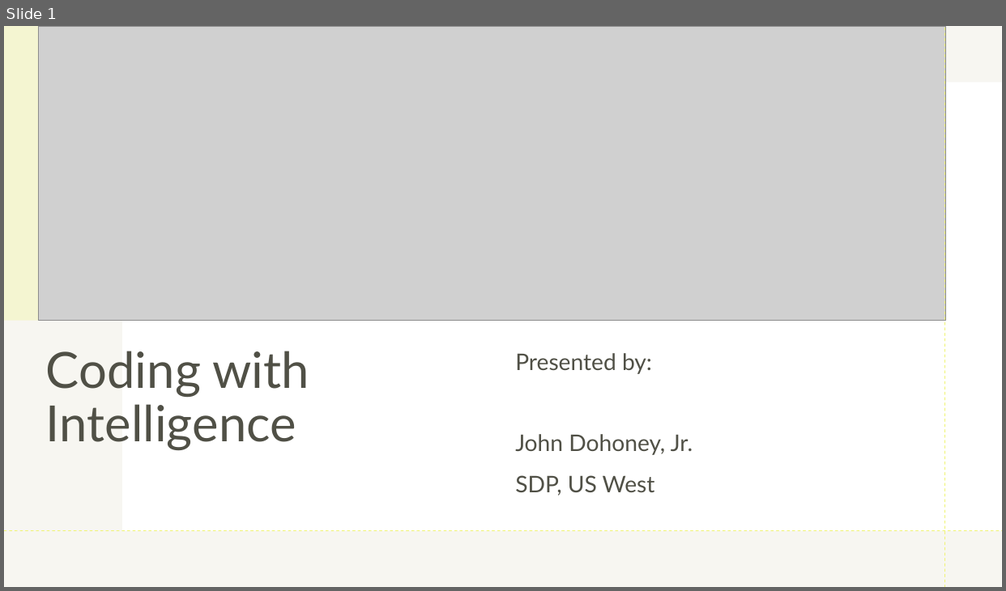
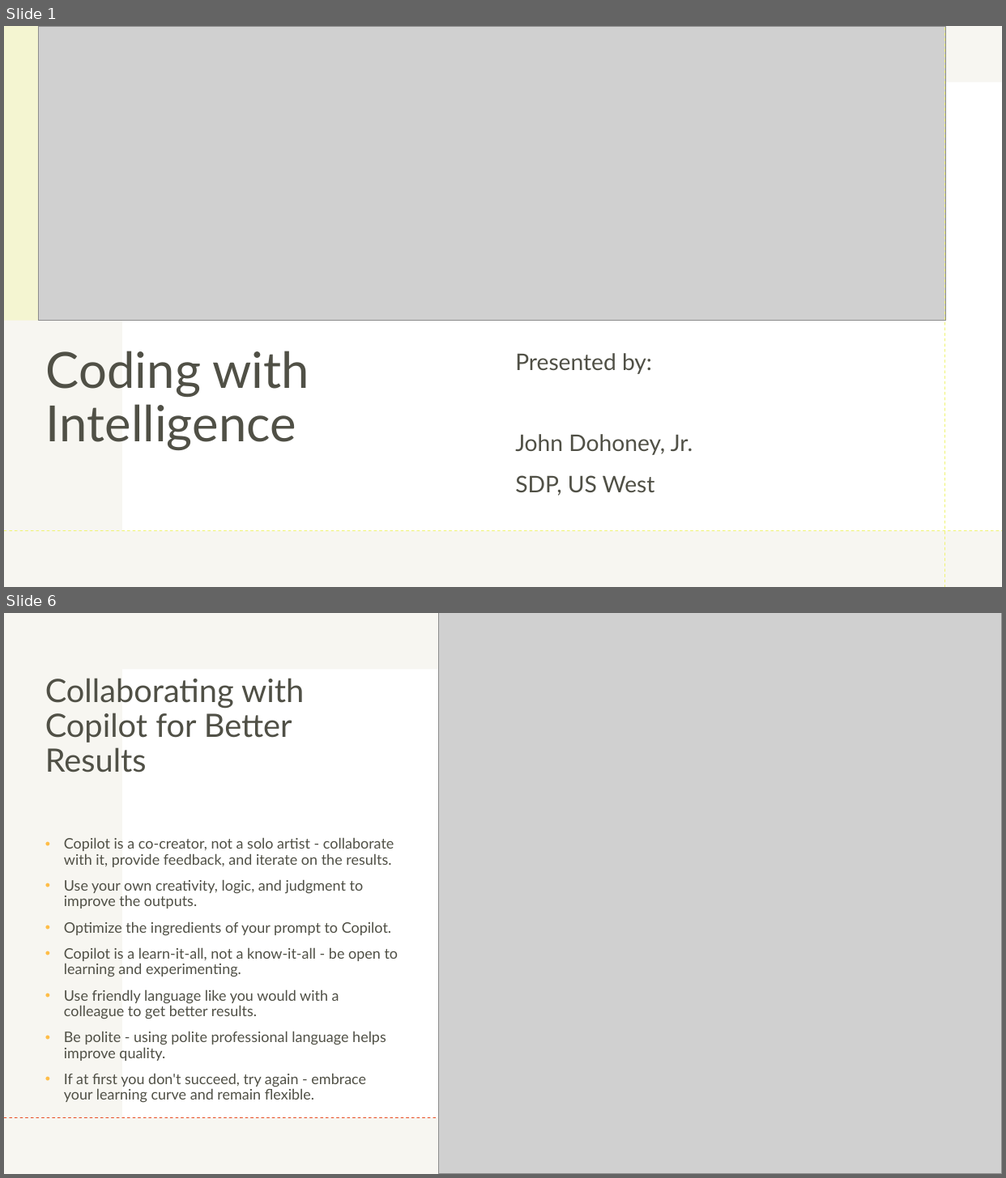
Before and after one commit to johndohoneyjr/CoPilot-Lab-Files, a slide deck: symphony - CoPilot.pptx. Shown one above the other, each under a label of ours: slide 1 before the commit, slides 1 and 6 after it; the slides between them are not shown. The pictures are 1006x591 and 1006x1178 pixels, drawn with LibreOffice and Linux fonts; fonts in the diff are those of the drawing; grey boxes stand for pictures. Boxes give left, top, right and bottom in pixels: in the first picture for what was removed or moved away, otherwise in the second. Text is boxed around its words. In the diff, an @@ line names an element or a change of style, - is before the commit and + after.

```diff
--- a/symphony - CoPilot.pptx
+++ b/symphony - CoPilot.pptx
@@ slide 6 added at [4,613,1002,1174], background #FFFFFF; not listed: 2 template elements that a slide beside it also shows @@
@@ rectangle added at [4,613,1002,1174], fill #EEECE1 at 45% opacity @@
@@ picture added at [438,613,1002,1174] @@
@@ title added at [45,678,304,773], 31 pt, text #505046 @@
+Collaborating with Copilot for Better Results
@@ rectangle added at [122,669,1002,1118], fill #FFFFFF @@
@@ text added at [64,837,398,1102], 14 pt, text #505046 @@
+• Copilot is a co-creator, not a solo artist - collaborate with it, provide feedback, and iterate on the results.
+• Use your own creativity, logic, and judgment to improve the outputs.
+• Optimize the ingredients of your prompt to Copilot.
+• Copilot is a learn-it-all, not a know-it-all - be open to learning and experimenting.
+• Use friendly language like you would with a colleague to get better results.
+• Be polite - using polite professional language helps improve quality.
+• If at first you don't succeed, try again - embrace your learning curve and remain flexible.
```
Also in this commit, not shown: 10 slides changed, 2 other slides added, 1 other file.
